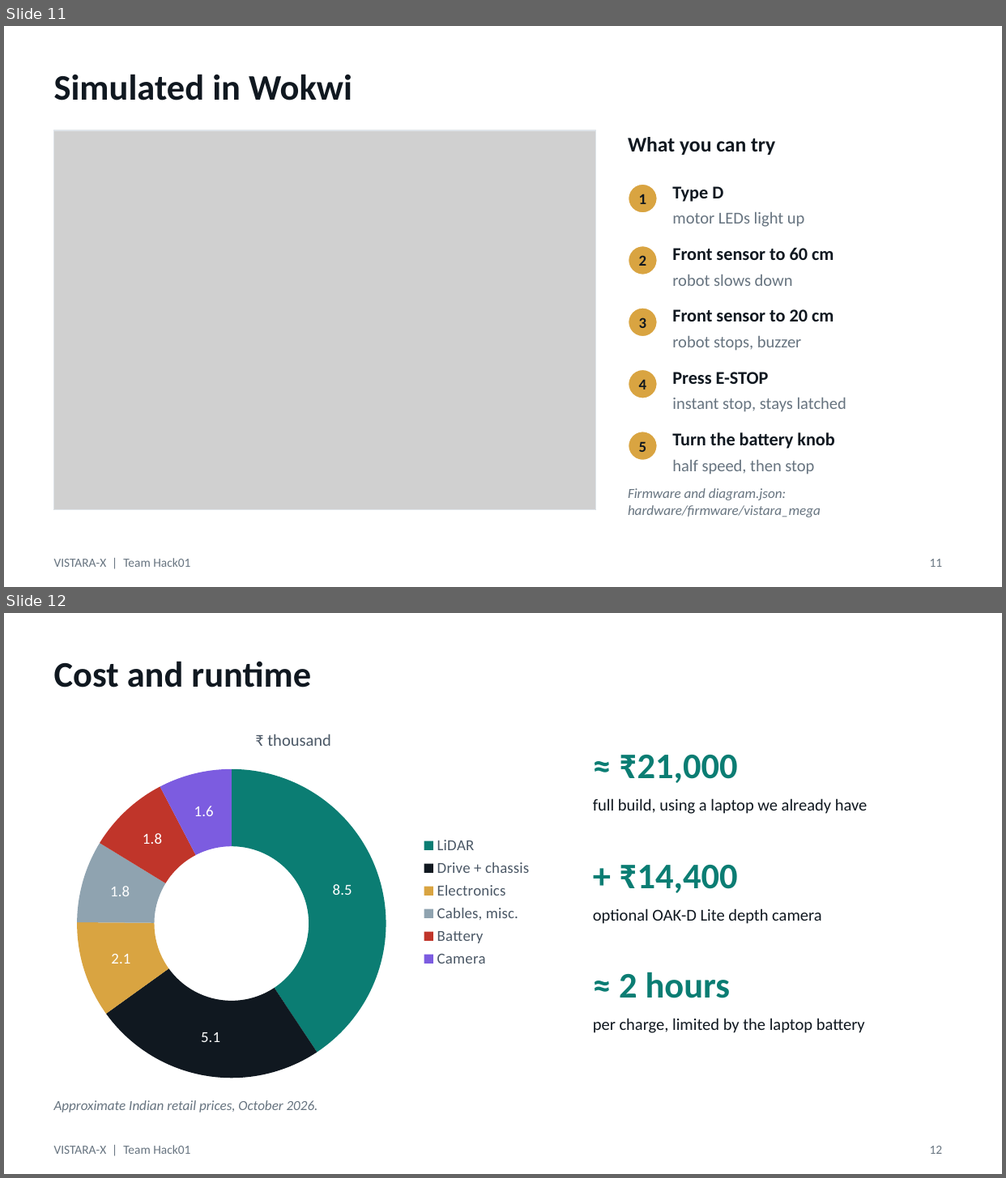
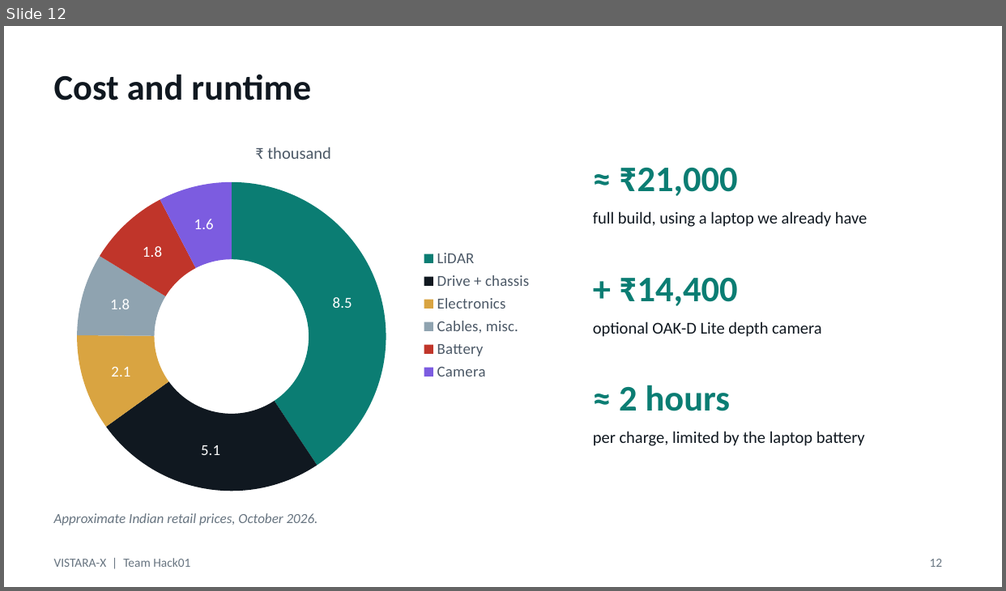
Before and after one commit to RiteshKumar2e/VISTARA-X, a slide deck: presentation/VISTARA-X_Hack01.pptx. Shown one above the other, each under a label of ours: slides 11 and 12 before the commit, slide 12 after it. The pictures are 1006x1178 and 1006x591 pixels, drawn with LibreOffice and Linux fonts; fonts in the diff are those of the drawing; grey boxes stand for pictures. Boxes give left, top, right and bottom in pixels: in the first picture for what was removed or moved away, otherwise in the second. Text is boxed around its words. In the diff, an @@ line names an element or a change of style, - is before the commit and + after.

Commit message:
feat: update wokwi simulation image and presentation file with new content

```diff
--- a/presentation/VISTARA-X_Hack01.pptx
+++ b/presentation/VISTARA-X_Hack01.pptx
@@ slide 11 removed at (4,26,1002,587), background #FFFFFF; not listed: 1 template element that a slide beside it also shows @@
@@ title removed at (54,74,352,101) @@
-Simulated in Wokwi
@@ picture removed at (54,130,596,510) @@
@@ rectangle removed at (54,130,596,510) @@
@@ text removed at (628,137,775,155) @@
-What you can try
@@ ellipse removed at (628,184,658,214) @@
@@ text removed at (639,194,647,204) @@
-1
@@ text removed at (672,186,723,202) @@
-Type D
@@ text removed at (672,212,805,227) @@
-motor LEDs light up
@@ ellipse removed at (628,246,658,275) @@
@@ text removed at (639,255,647,266) @@
-2
@@ text removed at (672,247,833,260) @@
-Front sensor to 60 cm
@@ text removed at (672,275,793,286) @@
-robot slows down
@@ ellipse removed at (628,307,658,337) @@
@@ text removed at (672,310,833,322) @@
-Front sensor to 20 cm
@@ text removed at (639,318,647,328) @@
-3
@@ text removed at (672,336,802,351) @@
-robot stops, buzzer
@@ ellipse removed at (628,369,658,399) @@
@@ text removed at (639,379,647,390) @@
-4
@@ text removed at (672,372,769,384) @@
-Press E-STOP
@@ text removed at (672,398,846,412) @@
-instant stop, stays latched
@@ ellipse removed at (628,431,658,461) @@
@@ text removed at (672,433,834,449) @@
-Turn the battery knob
@@ text removed at (639,442,647,452) @@
-5
@@ text removed at (672,460,814,475) @@
-half speed, then stop
@@ text removed at (628,489,820,518) @@
-Firmware and diagram.json: hardware/firmware/vistara_mega
@@ page number removed at (930,559,943,567) @@
-11
```
Also in this commit, not shown: 3 slides changed, 1 slide added, 1 other file.
